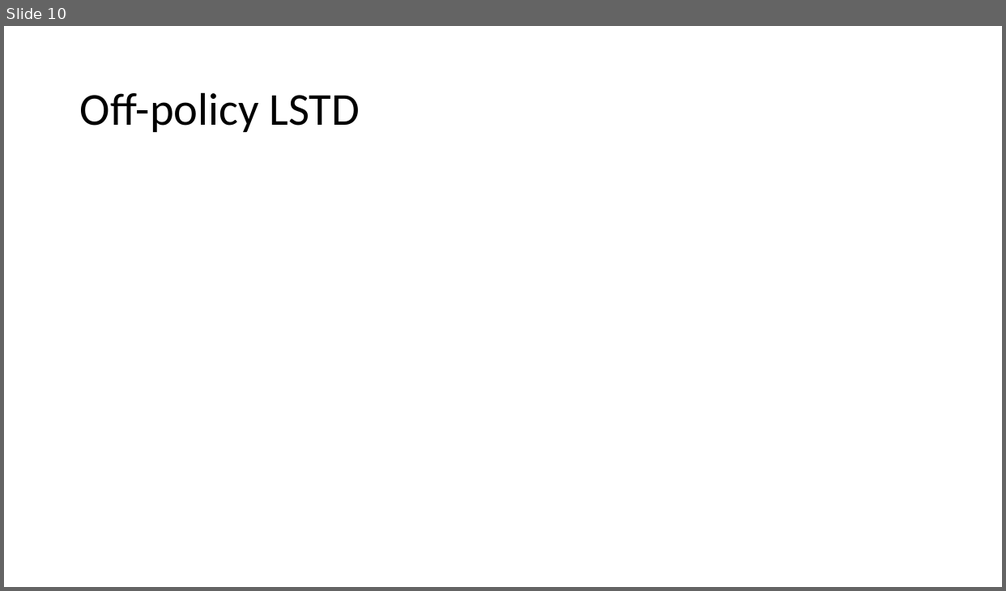
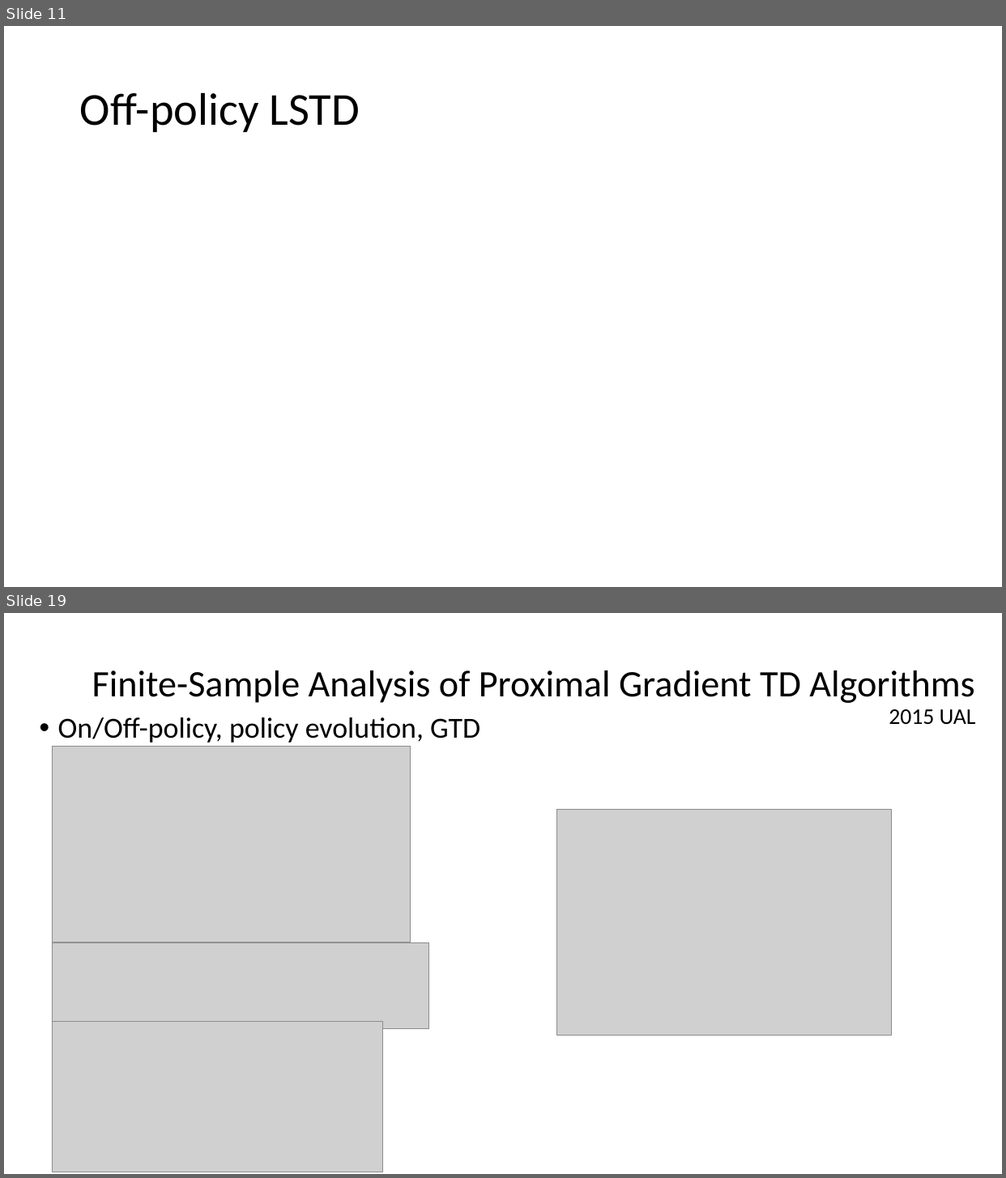
Before and after one commit to xfdywy/RL, a slide deck: RL analysis/RL analysis1.pptx. Shown one above the other, each under a label of ours: slide 10 before the commit, slides 11 and 19 after it; the slides between them are not shown. The pictures are 1006x591 and 1006x1178 pixels, drawn with LibreOffice and Linux fonts; fonts in the diff are those of the drawing; grey boxes stand for pictures. Boxes give left, top, right and bottom in pixels: in the first picture for what was removed or moved away, otherwise in the second. Text is boxed around its words. In the diff, an @@ line names an element or a change of style, - is before the commit and + after.

```diff
--- a/RL analysis/RL analysis1.pptx
+++ b/RL analysis/RL analysis1.pptx
@@ slide 19 added at [4,613,1002,1174], background #FFFFFF @@
@@ title added at [92,671,976,725], 36 pt, text #000000 @@
+Finite-Sample Analysis of Proximal Gradient TD Algorithms
+2015 UAL
@@ text added at [58,717,480,743], 28 pt, text #000000 @@
+• On/Off-policy, policy evolution, GTD
@@ picture added at [53,747,411,943] @@
@@ picture added at [556,810,891,1036] @@
@@ picture added at [53,943,429,1029] @@
@@ picture added at [53,1022,384,1173] @@
@@ what was slide 10 is now slide 11 @@
```
Also in this commit, not shown: 12 slides changed, 21 other slides added, 3 slides removed, 1 other file.
